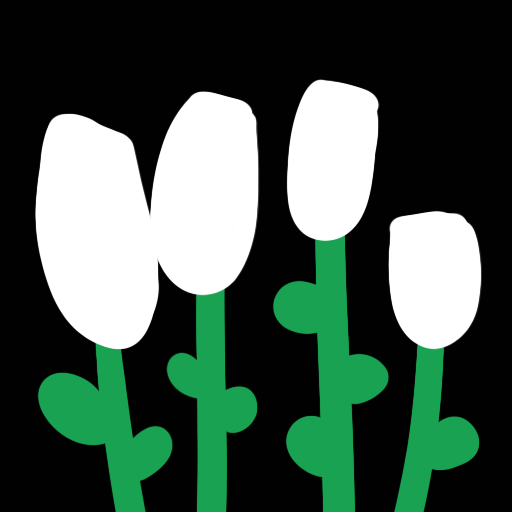
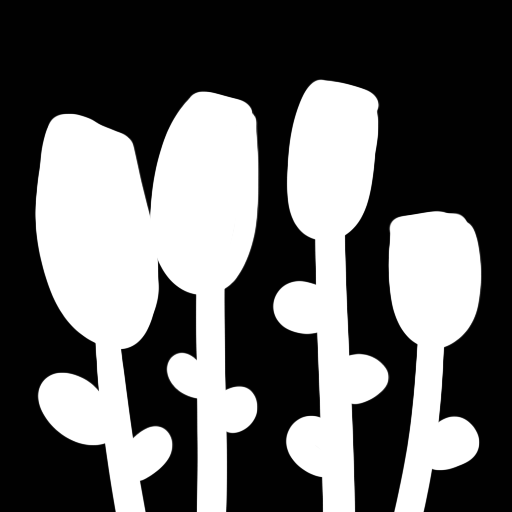
Layers edited between the first and the second 512px x 512px image:
added layer "Color Fill 1" above "Flower" over [37, 235, 480, 512]
added group "Flower" with 1 layers above "Background" over [37, 235, 480, 512]
moved "Layer 1" into group "Flower" over [37, 235, 480, 512]
